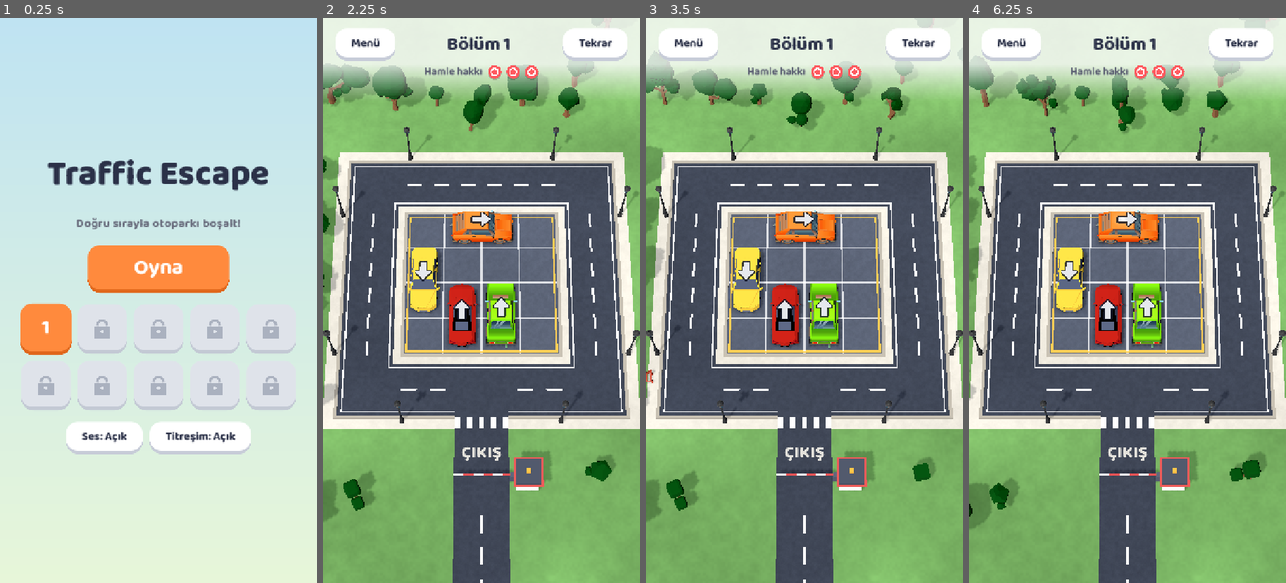
Above: before the commit, frames 1-4 (left to right).
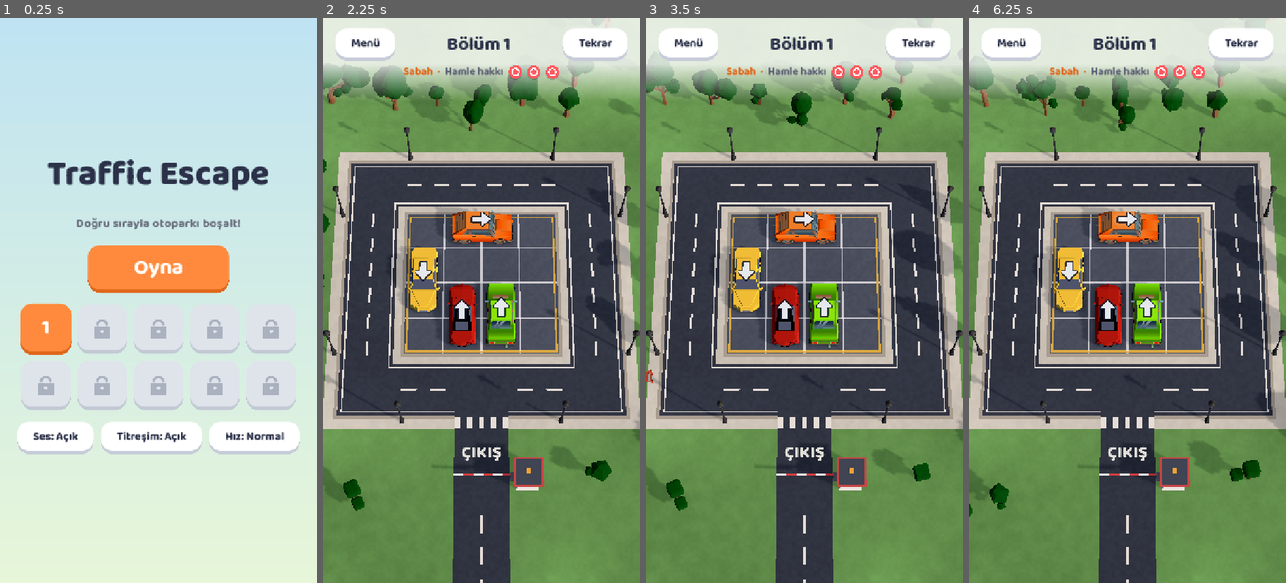
Above: after the commit, the same moments.

Repository: ismetcabbar9-oss/TRAFFIC-2D-
Game: Godot game, scene res://scenes/menu.tscn
Same seed, same stepped clock (60 frames per second), same inputs: the game is played once before the commit and once after it.
Inputs (mouse positions are in pixels of both pictures, inside the frame that each line leads up to):
- Up to frame 1 (0.25 s): no input
- Up to frame 2 (2.25 s): click "Oyna" at 0.5 s; click "Menü" at 1.25 s; click "Oyna" at 2 s
- Up to frame 3 (3.5 s): click "Tekrar" at 2.75 s
- Up to frame 4 (6.25 s): click "Menü" at 3.5 s; click (1222, 436) at 4.25 s, where only the run after the commit has a clickable "Hız: Normal"; click "1" at 5 s; click "Tekrar" at 5.75 s

The runs differ from the first frame. In frame 1, 2.8% of the frame differs, in the area x 5-95%, y 71-78%; in frame 2, 58%; in frame 3, 59%; in frame 4, 59%, in the area x 0-100%, y 8-100%.

Commit message:
Player speed setting and per-level time of day
- Menu gets a 'Hız' button cycling Yavaş / Normal / Hızlı / Çok Hızlı
  (0.7x-1.7x), saved with the other settings; scales the exit drive
  (acceleration, top speed, queueing) but not the crash bounce
- TimeOfDay: levels walk through the day from 08:00 to 19:00; the sun
  swings east -> south -> west and sinks (never below 30 degrees so cars
  stay readable) while light warms subtly from morning to evening
- HUD shows Sabah / Öğle / İkindi / Akşam next to the wrong-move meter
- Compatibility renderer scaling now applied on top of the time of day

Co-Authored-By: Claude Opus 5.5 <noreply@anthropic.com>
Claude-Session: https://claude.ai/code/session_01Njhua7qEJRBPdh769J1kf5

Diff:
--- a/scripts/game/game.gd
+++ b/scripts/game/game.gd
@@ -21,6 +21,8 @@
 var _idle := 0.0
 var _next_hint := 0.0
 var _hinted_id := -1
+var _sun_scale := 1.0
+var _ambient_scale := 1.0
 
 @onready var board: BoardView = $Board
 @onready var pieces: Node3D = $Vehicles
@@ -41,10 +43,9 @@
 ## Devices without Vulkan fall back to the Compatibility renderer, which lights
 ## in a different color space and looks washed out with the same values.
 func _adapt_lighting() -> void:
-	if RenderingServer.get_current_rendering_method() != "gl_compatibility":
-		return
-	($Sun as DirectionalLight3D).light_energy *= 0.45
-	($WorldEnvironment as WorldEnvironment).environment.ambient_light_energy *= 0.5
+	if RenderingServer.get_current_rendering_method() == "gl_compatibility":
+		_sun_scale = 0.45
+		_ambient_scale = 0.5
 
 
 func load_level(index: int) -> void:
@@ -83,12 +84,16 @@
 		pieces.add_child(obstacle)
 		obstacle.setup(board, e.type, e.cell)
 		obstacle_views[e.cell] = obstacle
+	# Each level is a little later in the day: morning light to sunset.
+	var hour := TimeOfDay.hour_for_level(level_index, LevelCatalog.count())
+	TimeOfDay.apply(hour, $Sun, ($WorldEnvironment as WorldEnvironment).environment, _sun_scale, _ambient_scale)
 	# Keep the exit barrier in view below the board.
 	camera.frame_board(board.view_half_extents(), board.exit_gate_z() + 1.0 - board.view_half_extents().y)
 
 	hud.hide_result()
 	_clear_hint()
 	hud.set_level_title(level.name)
+	hud.set_time_of_day(TimeOfDay.label(hour))
 	hud.set_mistakes(session.mistakes_left, level.mistakes)
 
 
--- a/scripts/game/progress.gd
+++ b/scripts/game/progress.gd
@@ -3,11 +3,14 @@
 ## user://progress.json. Also remembers which level the game scene should open.
 
 const SAVE_PATH := "user://progress.json"
+## Car speed settings: [label, multiplier].
+const SPEEDS := [["Yavaş", 0.7], ["Normal", 1.0], ["Hızlı", 1.35], ["Çok Hızlı", 1.7]]
 
 var unlocked := 1 ## number of levels the player may open
 var completed := {} ## level index -> true
 var sound_on := true
 var vibration_on := true
+var speed_level := 1 ## index into SPEEDS
 var current_level := 0 ## index of the level to play next
 
 
@@ -41,6 +44,17 @@
 	save()
 
 
+## Steps to the next speed setting (wraps around).
+func cycle_speed() -> void:
+	speed_level = (speed_level + 1) % SPEEDS.size()
+	_apply_settings()
+	save()
+
+
+func speed_label() -> String:
+	return SPEEDS[speed_level][0]
+
+
 func set_vibration(on: bool) -> void:
 	vibration_on = on
 	_apply_settings()
@@ -57,6 +71,7 @@
 		"completed": completed.keys(),
 		"sound": sound_on,
 		"vibration": vibration_on,
+		"speed": speed_level,
 	}))
 
 
@@ -72,9 +87,11 @@
 		completed[int(i)] = true
 	sound_on = bool(data.get("sound", true))
 	vibration_on = bool(data.get("vibration", true))
+	speed_level = clampi(int(data.get("speed", 1)), 0, SPEEDS.size() - 1)
 	current_level = mini(unlocked - 1, LevelCatalog.count() - 1)
 
 
 func _apply_settings() -> void:
 	Sfx.enabled = sound_on
 	Haptics.enabled = vibration_on
+	VehicleView.speed_scale = SPEEDS[speed_level][1]
--- a/scripts/ui/hud.gd
+++ b/scripts/ui/hud.gd
@@ -8,6 +8,7 @@
 signal menu_requested
 
 var _title: Label
+var _time_label: Label
 var _meter: MistakeMeter
 var _overlay: Control
 var _panel: PanelContainer
@@ -34,6 +35,10 @@
 
 func set_level_title(text: String) -> void:
 	_title.text = text
+
+
+func set_time_of_day(text: String) -> void:
+	_time_label.text = text + "  ·"
 
 
 func set_mistakes(left: int, total: int) -> void:
@@ -140,6 +145,10 @@
 	meter_row.add_theme_constant_override("separation", 12)
 	meter_row.mouse_filter = Control.MOUSE_FILTER_IGNORE
 	rows.add_child(meter_row)
+	_time_label = Label.new()
+	_time_label.add_theme_font_size_override("font_size", 24)
+	_time_label.add_theme_color_override("font_color", UiStyle.ACCENT_DARK)
+	meter_row.add_child(_time_label)
 	var caption := Label.new()
 	caption.text = "Hamle hakkı"
 	caption.add_theme_font_size_override("font_size", 24)
--- a/scripts/ui/level_select.gd
+++ b/scripts/ui/level_select.gd
@@ -6,6 +6,7 @@
 var _grid: GridContainer
 var _sound: Button
 var _vibration: Button
+var _speed: Button
 var _column: VBoxContainer
 var _title: Label
 
@@ -92,6 +93,8 @@
 	settings.add_child(_sound)
 	_vibration = _toggle_button(func(): Progress.set_vibration(not Progress.vibration_on))
 	settings.add_child(_vibration)
+	_speed = _toggle_button(Progress.cycle_speed)
+	settings.add_child(_speed)
 
 
 func _toggle_button(on_press: Callable) -> Button:
@@ -114,6 +117,7 @@
 			_pulse(tile)
 	_sound.text = "Ses: %s" % ("Açık" if Progress.sound_on else "Kapalı")
 	_vibration.text = "Titreşim: %s" % ("Açık" if Progress.vibration_on else "Kapalı")
+	_speed.text = "Hız: %s" % Progress.speed_label()
 
 
 func _pulse(tile: Control) -> void:
--- /dev/null
+++ b/scripts/view/time_of_day.gd
@@ -0,0 +1,65 @@
+class_name TimeOfDay
+## Gentle time-of-day lighting: the sun moves from east (morning) over the
+## south (noon, behind the camera) to the west (evening), sinking and warming
+## as it goes. Kept subtle so the board always stays easy to read.
+
+const FIRST_HOUR := 8.0 ## level 1
+const LAST_HOUR := 19.0 ## last level
+
+## hour -> [sun color, sun energy, ambient color, ambient energy]
+const KEYS := [
+	[8.0, Color(1.0, 0.89, 0.76), 0.92, Color(0.80, 0.86, 1.0), 0.52],
+	[12.0, Color(1.0, 0.97, 0.92), 1.0, Color(0.85, 0.9, 1.0), 0.5],
+	[16.0, Color(1.0, 0.9, 0.74), 0.97, Color(0.86, 0.86, 0.95), 0.5],
+	[19.0, Color(1.0, 0.8, 0.64), 0.92, Color(0.86, 0.82, 0.92), 0.52],
+]
+const MAX_ELEVATION := 62.0 ## degrees, at noon
+const MIN_ELEVATION := 30.0 ## never lower: long shadows would hide cars
+
+
+## Hour of day for a level, spread evenly from morning to sunset.
+static func hour_for_level(index: int, count: int) -> float:
+	if count <= 1:
+		return 12.0
+	return lerpf(FIRST_HOUR, LAST_HOUR, float(index % count) / (count - 1))
+
+
+static func label(hour: float) -> String:
+	if hour < 11.0:
+		return "Sabah"
+	if hour < 14.0:
+		return "Öğle"
+	if hour < 17.0:
+		return "İkindi"
+	return "Akşam"
+
+
+## Points `sun` and tints it and the ambient light for `hour`.
+## The scales compensate for renderers that light differently.
+static func apply(hour: float, sun: DirectionalLight3D, env: Environment,
+		sun_scale := 1.0, ambient_scale := 1.0) -> void:
+	var swing := clampf((hour - 12.0) / 6.0, -1.0, 1.0) * PI * 0.5 # -90° east .. +90° west
+	var elevation := deg_to_rad(maxf(MAX_ELEVATION * cos(swing), MIN_ELEVATION))
+	var horizontal := Vector3(-sin(swing), 0.0, cos(swing)) # east = +X, south = +Z
+	var sun_dir := (horizontal * cos(elevation) + Vector3.UP * sin(elevation)).normalized()
+	# A directional light shines along its -Z: from the sun toward the ground.
+	sun.global_basis = Basis.looking_at(-sun_dir, Vector3.UP if absf(sun_dir.y) < 0.99 else Vector3.FORWARD)
+
+	var k := _sample(hour)
+	sun.light_color = k[0]
+	sun.light_energy = k[1] * sun_scale
+	env.ambient_light_color = k[2]
+	env.ambient_light_energy = k[3] * ambient_scale
+
+
+static func _sample(hour: float) -> Array:
+	if hour <= KEYS[0][0]:
+		return KEYS[0].slice(1)
+	for i in range(1, KEYS.size()):
+		if hour <= KEYS[i][0]:
+			var a: Array = KEYS[i - 1]
+			var b: Array = KEYS[i]
+			var t: float = (hour - a[0]) / (b[0] - a[0])
+			return [(a[1] as Color).lerp(b[1], t), lerpf(a[2], b[2], t),
+					(a[3] as Color).lerp(b[3], t), lerpf(a[4], b[4], t)]
+	return KEYS[-1].slice(1)
--- a/scripts/view/vehicle_view.gd
+++ b/scripts/view/vehicle_view.gd
@@ -20,6 +20,9 @@
 ## Cars currently driving out. A car yields only to cars closer to the end of
 ## their route, so the one nearest the exit always keeps moving (no deadlock).
 static var _exiting: Array[VehicleView] = []
+
+## Player's driving speed setting; scales exit acceleration and top speed.
+static var speed_scale := 1.0
 
 var state: VehicleState
 var type: String:
@@ -191,7 +194,7 @@
 	if _speed > limit:
 		_speed = maxf(limit, _speed - brake_deceleration * delta)
 	else:
-		_speed = minf(_speed + exit_acceleration * delta, limit)
+		_speed = minf(_speed + exit_acceleration * speed_scale * delta, limit)
 	_route_pos += _speed * delta
 	_drive_time += delta
 	_update_drive_effects(delta)
@@ -243,7 +246,8 @@
 	var forward_dir := global_transform.basis.z.normalized() # model front is +Z
 	var side_dir := global_transform.basis.x.normalized()
 	var bumper := global_position + forward_dir * (half_length + 0.15)
-	var limit := exit_max_speed
+	var limit := exit_max_speed * speed_scale
+	var follow := 8.0 * speed_scale # allowed speed per meter of free road ahead
 	var my_remaining := _remaining()
 	for other in _exiting:
 		if other == self or other._remaining() > my_remaining \
@@ -251,7 +255,7 @@
 			continue
 		var to_local := other.global_transform.affine_inverse()
 		for ahead in LOOK_AHEAD:
-			if ahead * 8.0 >= limit:
+			if ahead * follow >= limit:
 				break
 			var hit := false
 			for side in [-1.0, 0.0, 1.0]:
@@ -260,7 +264,7 @@
 					hit = true
 					break
 			if hit:
-				limit = ahead * 8.0
+				limit = ahead * follow
 				break
 	return limit
 
Not shown, added: scripts/view/time_of_day.gd.uid
